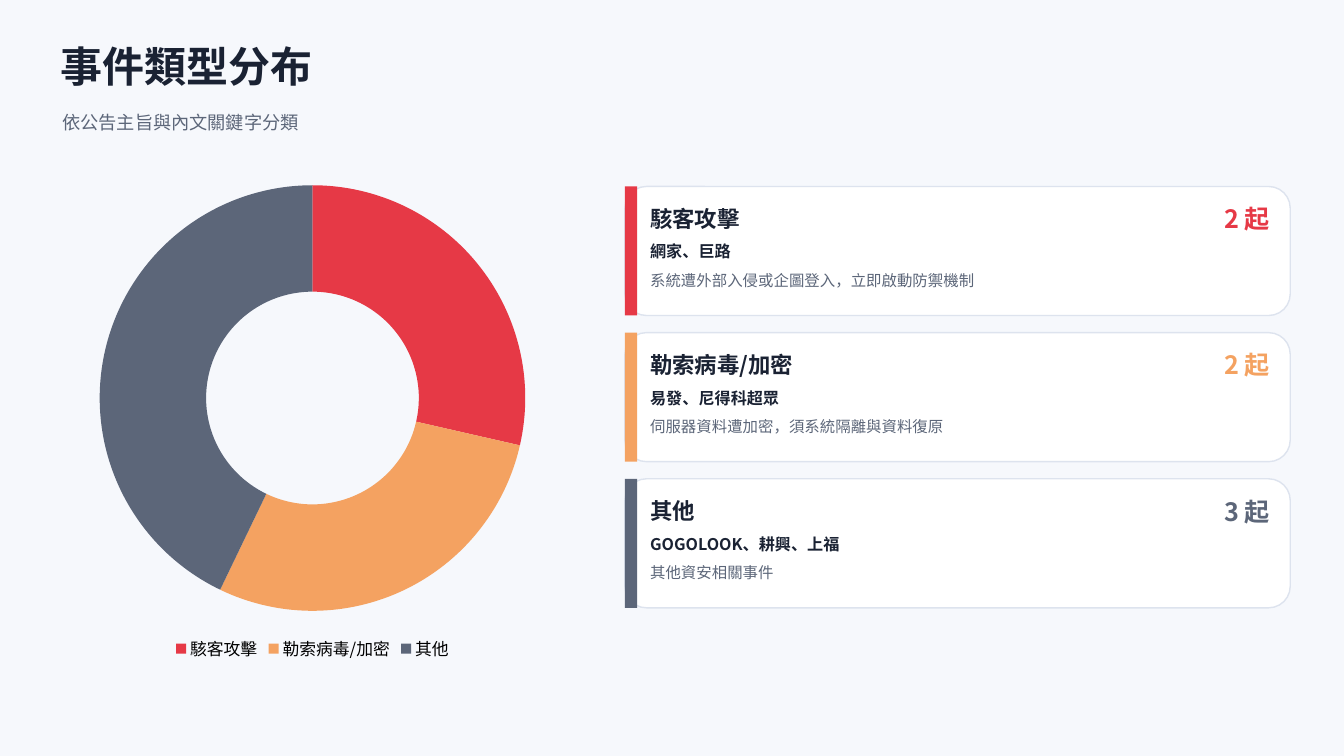
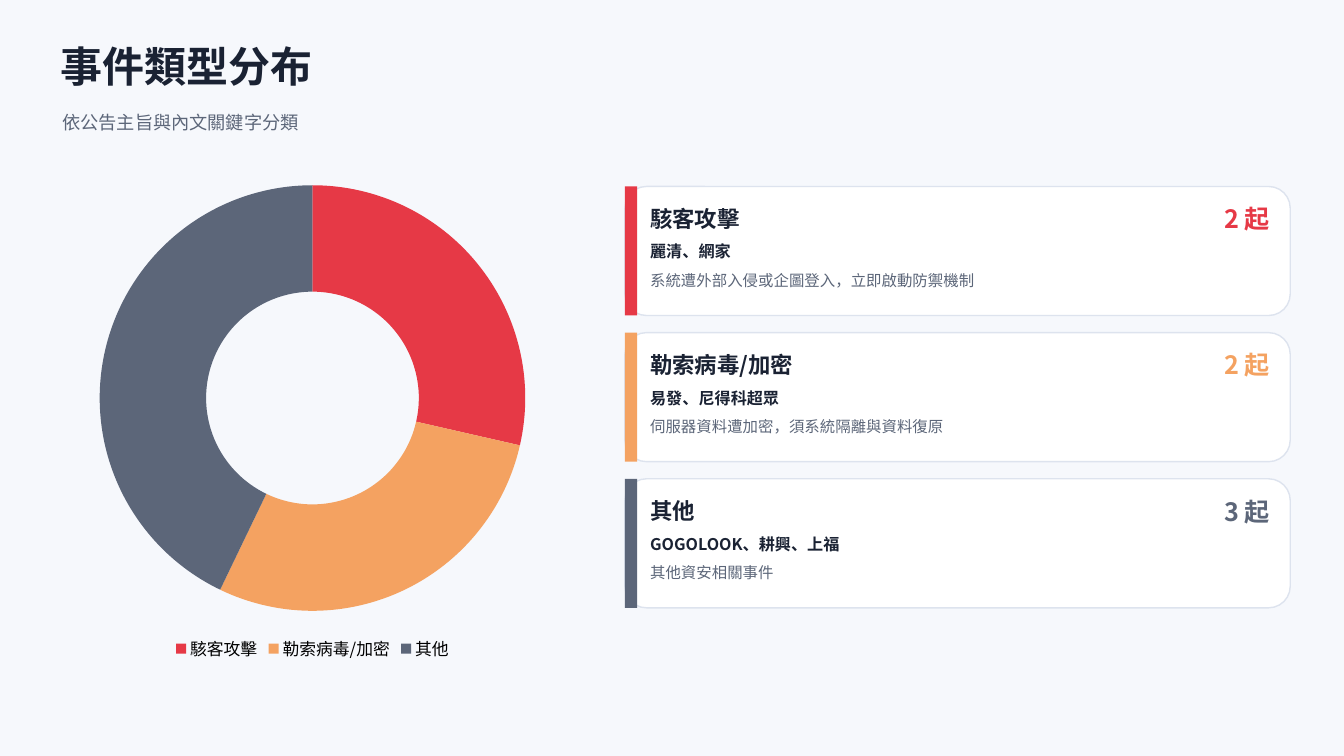
Before and after one commit to Johnnylin77/mops-isec-monitor, a slide deck: slide 3 of 資安事件因應分析.pptx. Drawn at 1344x756 pixels with LibreOffice and Linux fonts; fonts in the diff are those of the drawing. Boxes give left, top, right and bottom in pixels: in the first picture for what was removed or moved away, otherwise in the second. Text is boxed around its words. In the diff, an @@ line names an element or a change of style, - is before the commit and + after.

```diff
--- a/資安事件因應分析.pptx
+++ b/資安事件因應分析.pptx
@@ text at box(650, 243, 731, 259): text changed @@
-網家、巨路
+麗清、網家
```
Also in this commit, not shown: 5 other slides changed, 2 other files.
